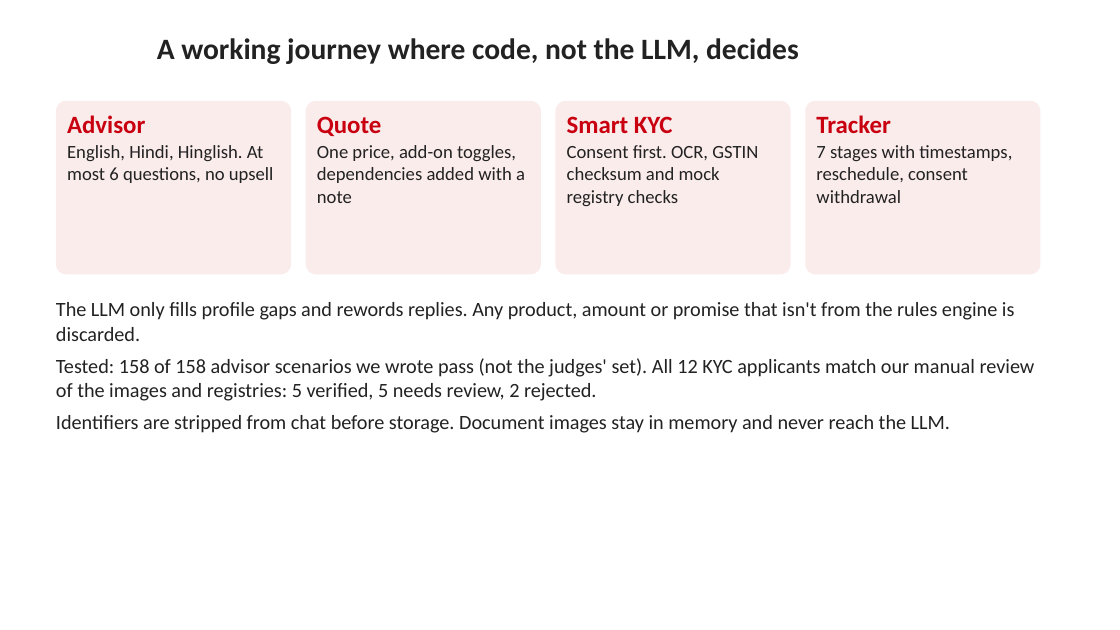
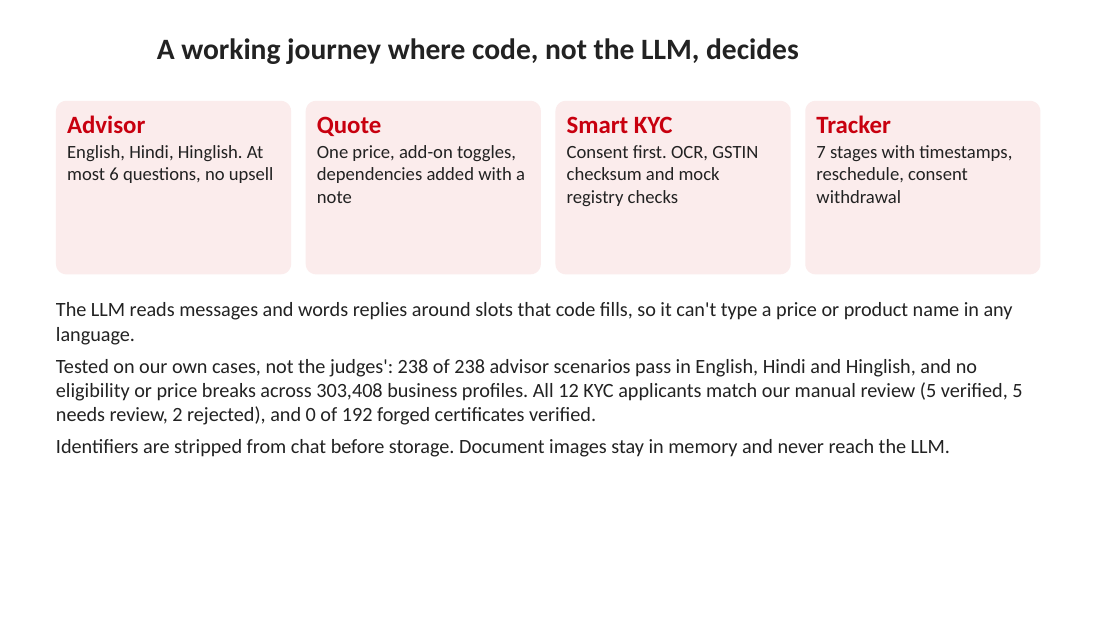
Before and after one commit to adityamalik24/udyam-digital, a slide deck: slide 6 of docs/Udyam_Digital_Business_Case.pptx. Drawn at 1120x630 pixels with LibreOffice and Linux fonts; fonts in the diff are those of the drawing; background and template pictures are left out. Boxes give left, top, right and bottom in pixels: in the first picture for what was removed or moved away, otherwise in the second. Text is boxed around its words. In the diff, an @@ line names an element or a change of style, - is before the commit and + after.

```diff
--- a/docs/Udyam_Digital_Business_Case.pptx
+++ b/docs/Udyam_Digital_Business_Case.pptx
@@ text at [56,302,1022,425]: text changed @@
-The LLM only fills profile gaps and rewords replies. Any product, amount or promise that isn't from the rules engine is discarded.
-Tested: 158 of 158 advisor scenarios we wrote pass (not the judges' set). All 12 KYC applicants match our manual review of the images and registries: 5 verified, 5 needs review, 2 rejected.
+The LLM reads messages and words replies around slots that code fills, so it can't type a price or product name in any language.
+Tested on our own cases, not the judges': 238 of 238 advisor scenarios pass in English, Hindi and Hinglish, and no eligibility or price breaks across 303,408 business profiles. All 12 KYC applicants match our manual review (5 verified, 5 needs review, 2 rejected), and 0 of 192 forged certificates verified.
```
Also in this commit, not shown: 5 other slides changed, 35 other files.
